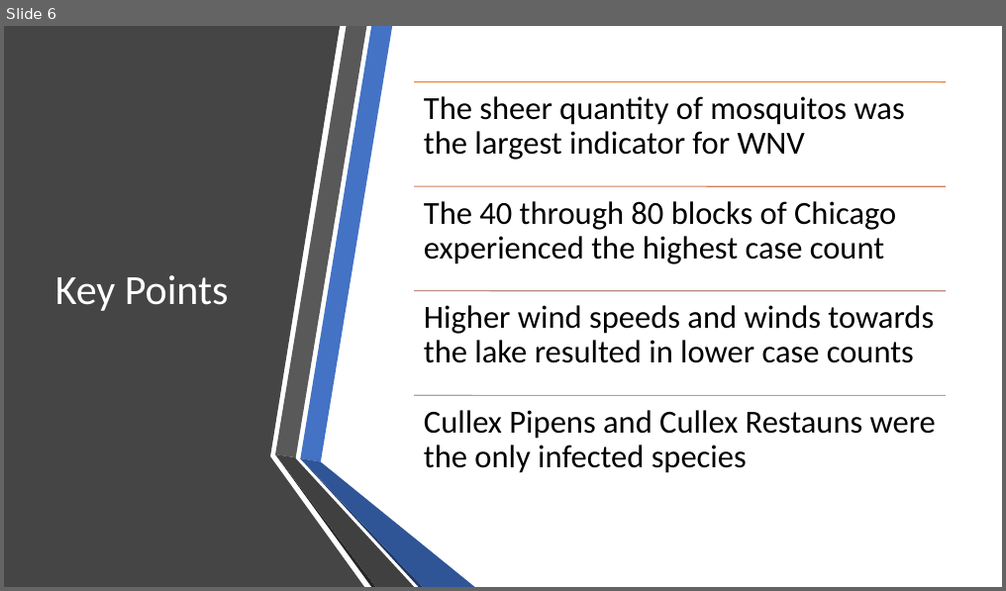
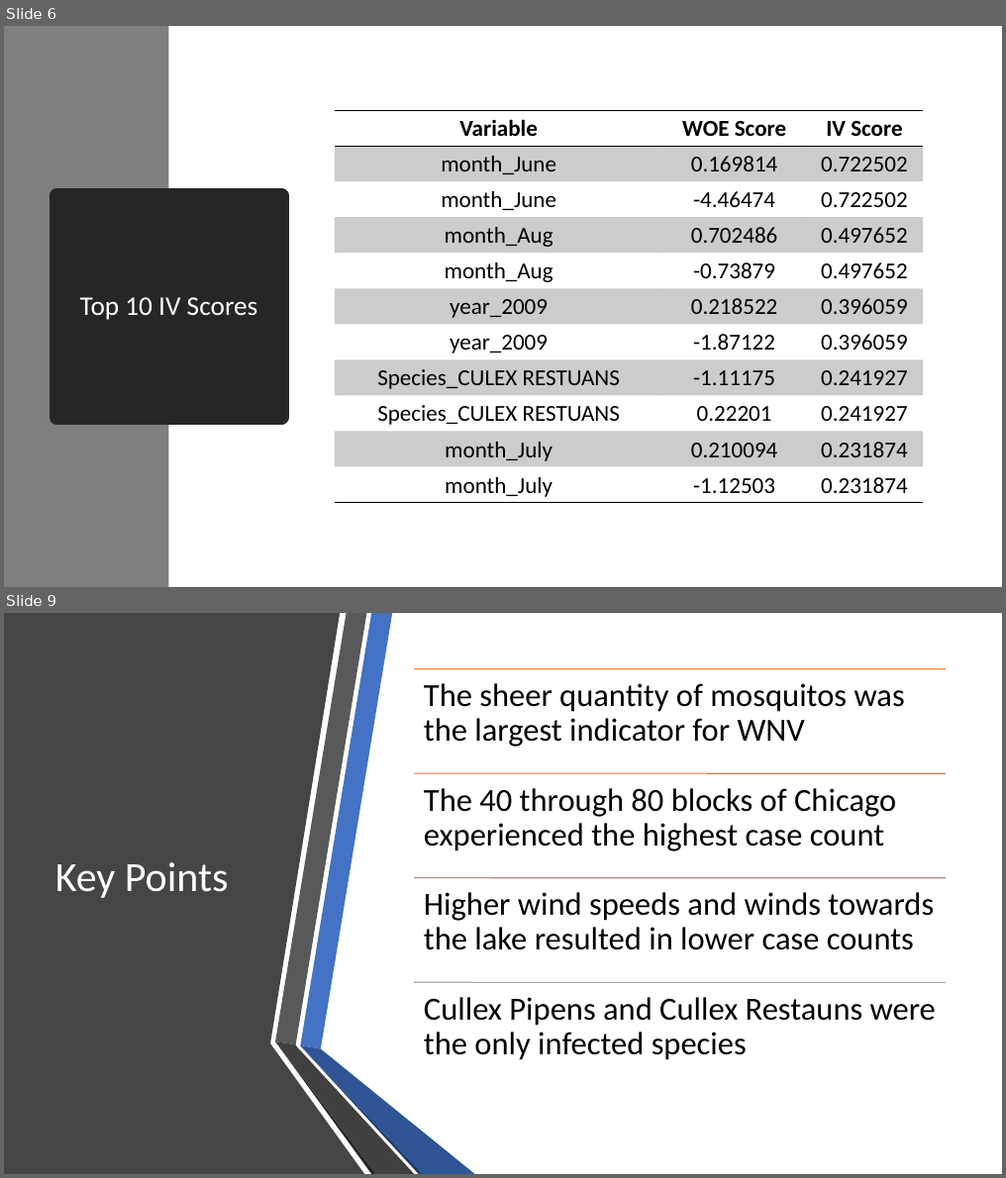
Before and after one commit to evanwmeeks/Springboard, a slide deck: Capstone 2/Final Presentation.pptx. Shown one above the other, each under a label of ours: slide 6 before the commit, slides 6 and 9 after it; the slides between them are not shown. The pictures are 1006x591 and 1006x1178 pixels, drawn with LibreOffice and Linux fonts; fonts in the diff are those of the drawing. Boxes give left, top, right and bottom in pixels: in the first picture for what was removed or moved away, otherwise in the second. Text is boxed around its words. In the diff, an @@ line names an element or a change of style, - is before the commit and + after.

```diff
--- a/Capstone 2/Final Presentation.pptx
+++ b/Capstone 2/Final Presentation.pptx
@@ slide 6 added at (4, 26, 1002, 587), background #FFFFFF @@
@@ rectangle added at (4, 26, 168, 587), fill #7F7F7F @@
@@ table added at (335, 110, 924, 503), 11 rows, 3 columns @@
+Variable | WOE Score | IV Score
+month_June | 0.169814 | 0.722502
+month_June | -4.46474 | 0.722502
+month_Aug | 0.702486 | 0.497652
+month_Aug | -0.73879 | 0.497652
+year_2009 | 0.218522 | 0.396059
+year_2009 | -1.87122 | 0.396059
+Species_CULEX RESTUANS | -1.11175 | 0.241927
+Species_CULEX RESTUANS | 0.22201 | 0.241927
+month_July | 0.210094 | 0.231874
+month_July | -1.12503 | 0.231874
@@ title added at (56, 196, 282, 417), fill #262626, outline #262626 13.75 pt, 26 pt, text #FFFFFF @@
+Top 10 IV Scores
@@ what was slide 6 is now slide 9 @@
```
Also in this commit, not shown: 2 other slides added, 12 other files.
